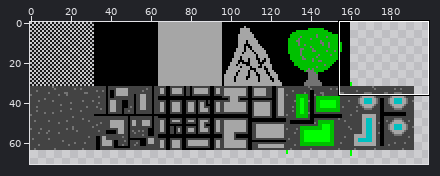
Sprite sheet, stored at assets/graphics/tileset.png. The first picture is a wide view before the edit; the outline marks the close-up.
Close-up. Before:
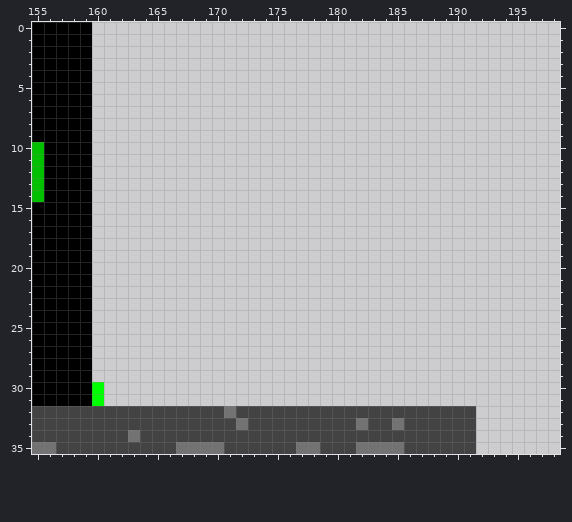
The file is 256x256 pixels. Pixels under 10% opacity are left out. Colours within 5 levels of each other are drawn and written as one. Shown: x 155..198, y 0..35. The wide view leaves out empty margins.
New version:
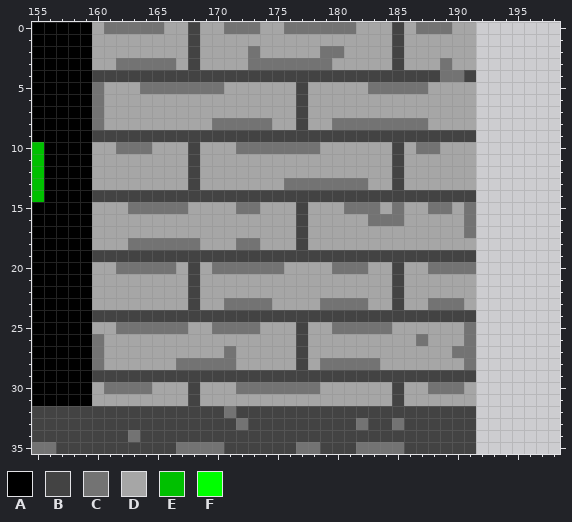
Palette (. is transparent): A #000000  B #434343  C #737373  D #a6a6a6  E #00c000  F #00ff00
Difference:
Changed rows in their new state; - is an unchanged pixel.
first column x 160:
 0 DCCCCCDDBDDCCCDDCCCCCCDDDBDCCCDD
 1 DDDDDDDDBDDDDDDDDDDDDDDDDBDDDDDD
 2 DDDDDDDDBDDDDCDDDDDCCDDDDBDDDDDD
 3 DDCCCCCDBDDDDCCCCCCCDDDDDBDDDCDD
 4 BBBBBBBBBBBBBBBBBBBBBBBBBBBBBCCB
 5 CDDDCCCCCCCDDDDDDBDDDDDCCCCCDDDD
 6 CDDDDDDDDDDDDDDDDBDDDDDDDDDDDDDD
 7 CDDDDDDDDDDDDDDDDBDDDDDDDDDDDDDD
 8 CDDDDDDDDDCCCCCDDBDDCCCCCCCCDDDD
 9 BBBBBBBBBBBBBBBBBBBBBBBBBBBBBBBB
10 DDCCCDDDBDDDCCCCCCCDDDDDDBDCCDDD
11 DDDDDDDDBDDDDDDDDDDDDDDDDBDDDDDD
12 DDDDDDDDBDDDDDDDDDDDDDDDDBDDDDDD
13 DDDDDDDDBDDDDDDDCCCCCCCDDBDDDDDD
14 BBBBBBBBBBBBBBBBBBBBBBBBBBBBBBBB
15 DDDCCCCCDDDDCCDDDBDDDCCCDCDDCCDC
16 DDDDDDDDDDDDDDDDDBDDDDDCCCDDDDDC
17 DDDDDDDDDDDDDDDDDBDDDDDDDDDDDDDC
18 DDDCCCCCCDDDCCDDDBDDDDDDDDDDDDDD
19 BBBBBBBBBBBBBBBBBBBBBBBBBBBBBBBB
20 DDCCCCCDBDCCCCCCDDDDCCCDDBDDCCCC
21 DDDDDDDDBDDDDDDDDDDDDDDDDBDDDDDD
22 DDDDDDDDBDDDDDDDDDDDDDDDDBDDDDDD
23 DDDDDDDDBDDCCCCDDDDCCCCDDBDDCCCD
24 BBBBBBBBBBBBBBBBBBBBBBBBBBBBBBBB
25 DDCCCCCCDDCCCCDDDBDDCCCCCDDDDDDC
26 CDDDDDDDDDDDDDDDDBDDDDDDDDDCDDDC
27 CDDDDDDDDDDCDDDDDBDDDDDDDDDDDDCC
28 CDDDDDDCCCCCDDDDDBDCCCCCDDDDDDDC
29 BBBBBBBBBBBBBBBBBBBBBBBBBBBBBBBB
30 DCCCCDDDBDDDCCCCCCCDDDDDDBDDCCCD
31 DDDDDDDDBDDDDDDDDDDDDDDDDBDDDDDD
Boxes around the changes in both close-ups, in picture pixels (x1, y1, x2, y2):
changed: (92, 22, 476, 406)
